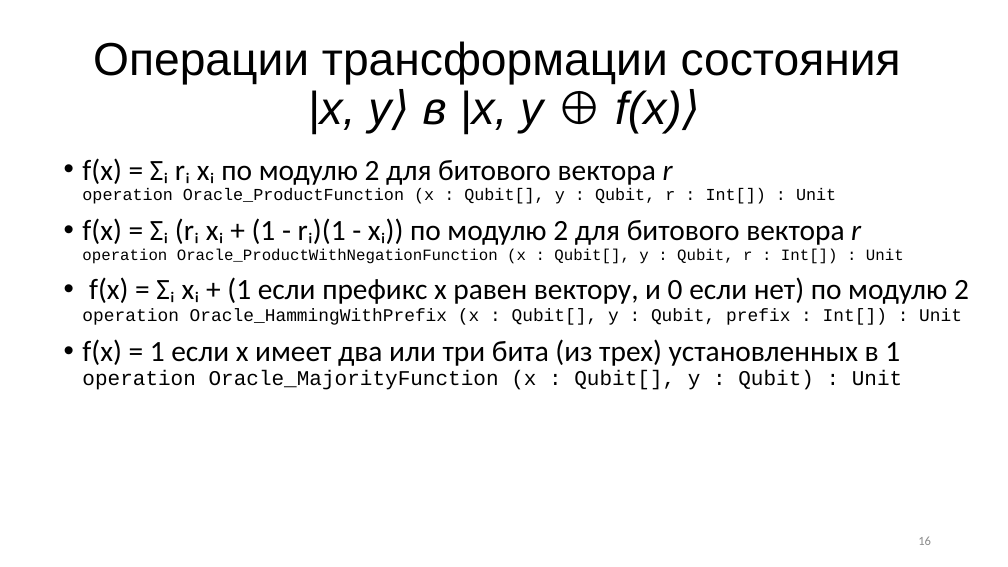
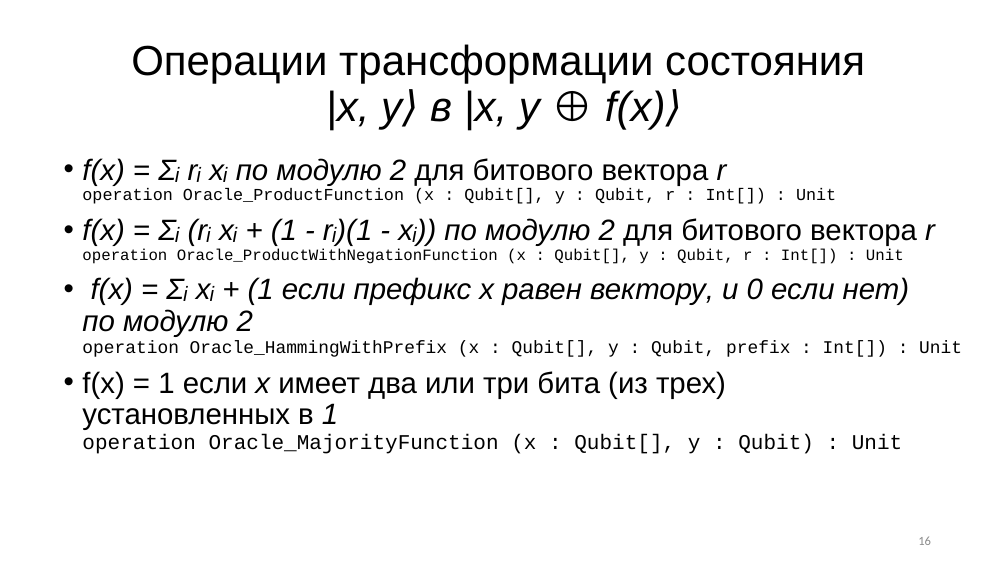
Before and after one commit to R0manych/Diploma2019, a slide deck: slide 16 of Черниговских 2к 14гр.pptx. Drawn at 1008x567 pixels with LibreOffice and Linux fonts; fonts in the diff are those of the drawing. Boxes give left, top, right and bottom in pixels: in the first picture for what was removed or moved away, otherwise in the second. Text is boxed around its words. In the diff, an @@ line names an element or a change of style, - is before the commit and + after.

```diff
--- a/Черниговских 2к 14гр.pptx
+++ b/Черниговских 2к 14гр.pptx
@@ background #DEDEDE to #FFFFFF @@
@@ title "Операции трансформации состояния |x, y⟩ ..." at (x1=131, y1=44, x2=865, y2=129): size 44 to 40 pt, text colour #2C2C2C to #000000 @@
@@ text "f(x) = Σᵢ rᵢ xᵢ ..." at (x1=82, y1=158, x2=962, y2=454): font Calibri to Arial in "f(x) = Σᵢ rᵢ xᵢ по модулю ...", "f(x) = Σᵢ (rᵢ xᵢ + (1 ...", "f(x) = Σᵢ xᵢ + (1 если ...", "f(x) = 1 если x имеет два ..."; text colour #2C2C2C to #000000; italic on in "f(x) = Σᵢ rᵢ xᵢ по модулю ...", "f(x) = Σᵢ (rᵢ xᵢ + (1 ...", "f(x) = Σᵢ xᵢ + (1 если ...", "x 1" @@
```
Also in this commit, not shown: 17 other slides changed, 1 other file.
